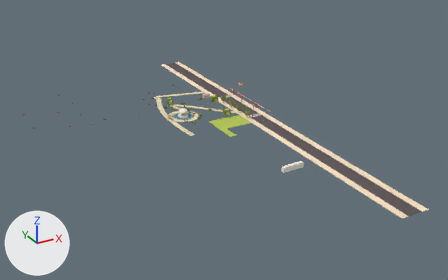
A saved change to the glTF model newcity/chunk_0_0.glb.
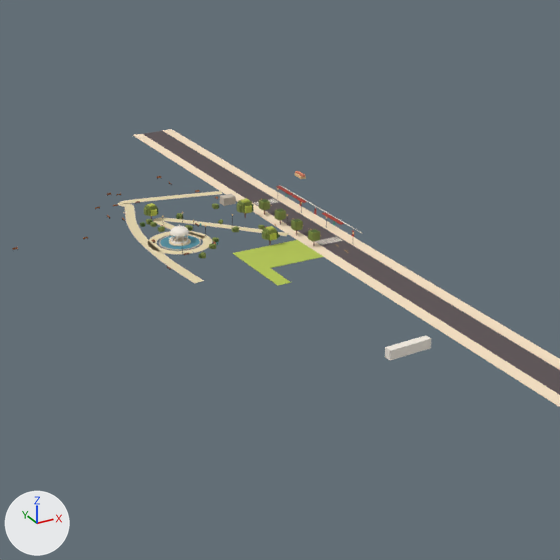
Old and new are each drawn whole from a 50 mm camera at (-174.0, -416.0, 168.0) aimed at (12.0, -78.0, -1.0) and again close up on the part from 22% to 82% of the width and 0% to 96% of the height. Lighting does not change. The marker at lower left points along +X, +Y and +Z. The first two pictures are the older version. Where no turn or scale is listed for an object, it has been applied to the vertices. Vertices at exactly the same position are counted once.

Objects in the first close-up: 'chunk_0_0__building', 'chunk_0_0__gazebo', 'chunk_0_0__ground', 'chunk_0_0__island', 'chunk_0_0__statehouse', 'chunk_0_0__tree', 'chunk_0_0__water' and 4 more.
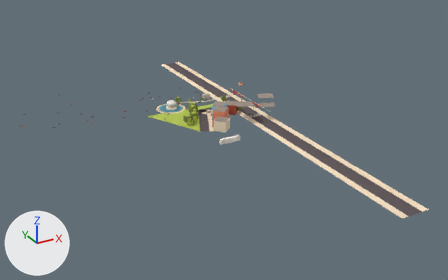
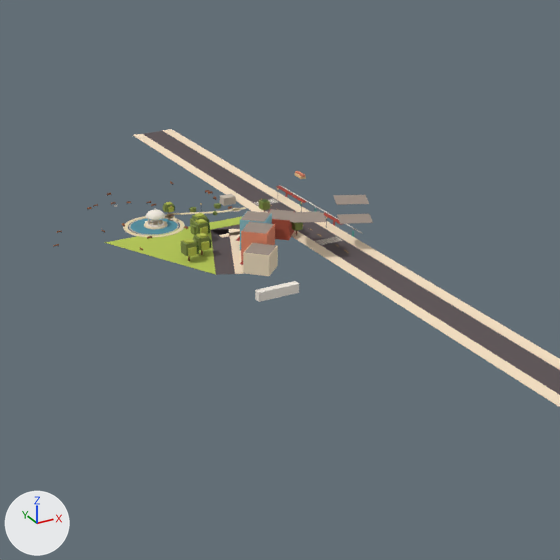
Where the newer file only moved an object's origin or applied its transform, the numbers keep the older frame.

Location of each change, (x1, y1, x2, y2) in pixels of the close-ups (560 x 560 px; the box of a moved part takes in the faces that stretch with it):
'chunk_0_0__ground', reshaped: before (118, 129, 560, 407); after (105, 129, 560, 407)
'chunk_0_0__building', reshaped (57% wider, 74% taller): before (276, 185, 363, 237); after (236, 185, 373, 276)
'chunk_0_0__tree', reshaped (22% narrower): before (140, 198, 320, 259); after (163, 199, 303, 261)
'chunk_0_0__statehouse', moved, turned: before (385, 335, 431, 360); after (255, 281, 299, 302)
'chunk_0_0__water', reshaped (19% wider): before (159, 235, 201, 251); after (129, 218, 179, 235)
'chunk_0_0__gazebo', reshaped (10% shorter): before (169, 224, 189, 244); after (145, 209, 165, 227)
'chunk_0_0__island', moved, rescaled (9% wider, 11% taller): before (169, 238, 191, 246); after (144, 221, 168, 230)
part 1 of me_trim_hotdog_shop, added: after (236, 195, 373, 276)
part 2 of me_gz_col0, moved or reshaped: before (171, 236, 188, 244); after (147, 220, 164, 227)
part 3 of me_gz_col0, moved or reshaped: before (170, 233, 189, 237); after (146, 214, 165, 220)
part 4 of me_gz_col0, moved or reshaped: before (170, 226, 189, 235); after (146, 209, 164, 219)
part 5 of me_lawn_common_v17_lawn, added: after (219, 231, 240, 238)
part 6 of me_lawn_common_v17_lawn, moved or reshaped: before (118, 191, 324, 285); after (105, 207, 247, 275)
part 9 of me_trunk50, added: after (192, 215, 207, 221)
part 10 of me_trunk50, added: after (192, 221, 208, 234)
part 11 of me_trunk50, added: after (191, 224, 196, 235)
part 12 of me_trunk50, added: after (193, 235, 210, 250)
part 13 of me_trunk50, added: after (181, 240, 197, 256)
part 14 of me_trunk50, deleted: before (140, 198, 320, 259)
part 15 of me_trunk50, added: after (184, 213, 210, 257)
part 16 of me_trunk50, added: after (166, 202, 174, 212)
part 17 of me_rim_gazebo_pond, moved or reshaped: before (160, 236, 200, 251); after (130, 218, 178, 234)
part 18 of me_rim_gazebo_pond, moved or reshaped: before (159, 235, 201, 250); after (129, 218, 179, 235)

The change, as a list of edits to the scene's bpy script:
```text
Change me_trim_hotdog_shop:
    remove me_trim_hotdog_shop.from_pydata(...)  # 88 vertices, 148 faces; spans x 60.1..61.5, y -59.0..1.0, z 0.0..3.6
    add me_trim_hotdog_shop.from_pydata(...)  # 264 vertices, 412 faces; spans x 11.0..67.4, y -70.1..1.0, z 0.0..14.3
    me_trim_hotdog_shop part 1: 152 vertices added at x 11.0..67.4, y -70.1..-31.3, z 0.0..14.3
    other edits to the shape of me_trim_hotdog_shop do not show in these pictures
    add me_trim_hotdog_shop.materials.append(mat_nc_roof)  # brown #9e8f84
    add me_trim_hotdog_shop.materials.append(mat_nc_brick)  # red #b5523b
    add me_trim_hotdog_shop.materials.append(mat_nc_door_mustard)  # orange #d9a33a
    add me_trim_hotdog_shop.materials.append(mat_nc_teal_light)  # cyan #85c1cf
    add me_trim_hotdog_shop.materials.append(mat_nc_salmon)  # orange #e58a6a
    add me_trim_hotdog_shop.materials.append(mat_nc_cream)  # beige #f1dfc0
Change me_gz_col0:
    remove me_gz_col0.from_pydata(...)  # 585 vertices, 1050 faces; spans x 1.59..8.39, y -31.53..-22.32, z 0.0..6.8
    add me_gz_col0.from_pydata(...)  # 585 vertices, 1050 faces; spans x 1.09..7.89, y -12.08..-2.84, z 0.0..6.8
    me_gz_col0 part 2: the loose piece of 128 vertices spanning x 1.99..7.99, y -31.13..-25.13, z 0.6..1.4 is moved by (-0.5, 19.45, 0.0)
    me_gz_col0 part 3: the loose piece of 64 vertices spanning x 1.59..8.39, y -31.53..-24.73, z 3.6..4.0 is moved by (-0.5, 19.45, 0.0)
    me_gz_col0 part 4: the loose piece of 193 vertices spanning x 1.69..8.29, y -31.43..-24.83, z 4.0..6.0 is moved by (-0.5, 19.45, 0.0)
    other edits to the shape of me_gz_col0 do not show in these pictures
Change me_lawn_common_v17_lawn:
    remove me_lawn_common_v17_lawn.from_pydata(...)  # 2258 vertices, 3368 faces; spans x -8.0..62.0, y -215.0..100.0, z 0.0
    add me_lawn_common_v17_lawn.from_pydata(...)  # 1724 vertices, 2476 faces; spans x -18.0..62.0, y -215.0..100.0, z 0.0
    me_lawn_common_v17_lawn part 5: a new loose piece, a box spanning x 20.15..47.0, y -31.31..-28.56, z 0.0..0.16, in mat_nc_path_cream_light (beige #fae4c6)
    me_lawn_common_v17_lawn part 6: 49 vertices moved within x -7.0..28.0, y -26.0..0.0, z 0.0; 1848 vertices removed from x -8.0..43.0, y -78.0..21.0, z 0.0; 1306 vertices added at x -18.0..47.0, y -64.0..2.0, z 0.0
Change me_island_gazebo_pond:
    remove me_island_gazebo_pond.from_pydata(...)  # 96 vertices, 188 faces; spans x 1.19..8.79, y -31.93..-24.33, z 0.0..0.6
    add me_island_gazebo_pond.from_pydata(...)  # 96 vertices, 188 faces; spans x 0.19..8.79, y -12.98..-4.38, z 0.0..0.6
    me_island_gazebo_pond part 7: the whole mesh is scaled about its middle by (1.13, 1.13, 1), then moved by (-0.5, 19.45, 0.0)
Change me_sh_ped:
    remove me_sh_ped.from_pydata(...)  # 8 vertices, 12 faces; spans x -7.06..7.06, y -1.61..1.61, z 11.0..14.0
    add me_sh_ped.from_pydata(...)  # 8 vertices, 12 faces; spans x -17.13..-3.09, y 53.18..55.83, z 9.0..12.0
    me_sh_ped part 8: the whole mesh is turned -2.4 degrees about the z axis through its middle, then moved by (-10.11, 54.51, -2.0)
Change me_trunk50:
    remove me_trunk50.from_pydata(...)  # 664 vertices, 1024 faces; spans x -0.5..46.1, y -55.5..-0.1, z 0.0..7.0
    add me_trunk50.from_pydata(...)  # 440 vertices, 688 faces; spans x -1.7..46.1, y -48.1..0.6, z 0.0..7.6
    me_trunk50 part 9: a new loose piece, a box spanning x 12.7..16.7, y -26.5..-22.4, z 3.0..7.1, in mat_nc_canopy_mid (green #7b8a44)
    me_trunk50 part 10: a new loose piece, a box spanning x 10.2..14.2, y -32.0..-27.9, z 3.0..7.1, in mat_nc_canopy_mid (green #7b8a44)
    me_trunk50 part 11: a new loose piece, a box spanning x 9.4..12.4, y -31.0..-28.0, z 2.9..5.9, in mat_nc_canopy_mid (green #7b8a44)
    me_trunk50 part 12: a new loose piece, a box spanning x 4.4..8.5, y -44.6..-40.6, z 3.0..7.1, in mat_nc_canopy_mid (green #7b8a44)
    me_trunk50 part 13: a new loose piece, a box spanning x -1.7..2.3, y -47.3..-43.3, z 3.0..7.1, in mat_nc_canopy_mid (green #7b8a44)
    me_trunk50 part 14: 61 loose pieces with 528 vertices, spanning x -0.5..46.1, y -55.5..-0.1, z 0.0..7.0, are deleted
    me_trunk50 part 15: 80 vertices added at x -0.9..16.3, y -48.1..-23.1, z 2.9..7.6
    me_trunk50 part 16: 16 vertices added at x 12.4..14.3, y -3.2..-0.5, z 2.0..5.1
    other edits to the shape of me_trunk50 do not show in these pictures
Change me_rim_gazebo_pond:
    remove me_rim_gazebo_pond.from_pydata(...)  # 384 vertices, 636 faces; spans x -2.41..12.39, y -35.53..-20.73, z -0.3..0.25
    add me_rim_gazebo_pond.from_pydata(...)  # 384 vertices, 636 faces; spans x -5.42..12.6, y -18.19..-0.17, z -0.3..0.25
    me_rim_gazebo_pond part 17: the loose piece of 128 vertices spanning x -2.01..11.99, y -35.13..-21.13, z -0.3..0.17 is scaled about its middle by (1.23, 1.23, 1), then moved by (-1.4, 18.95, 0.0)
    me_rim_gazebo_pond part 18: 256 of 384 vertices moved; they spanned x -2.41..12.39, y -35.53..-20.73, z 0.0..0.25 and now span x -5.42..12.6, y -18.19..-0.17, z 0.0..0.25; mean shift (-1.4, 18.95, 0.0); largest move (4.3, -21.16, 0.0) -> (2.75, -0.61, 0.0)
```
